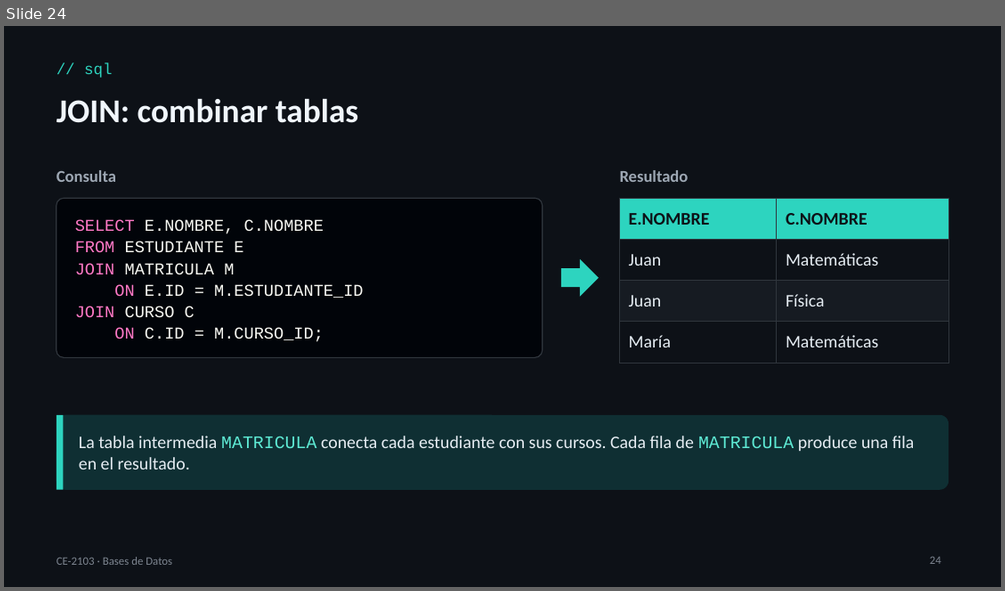
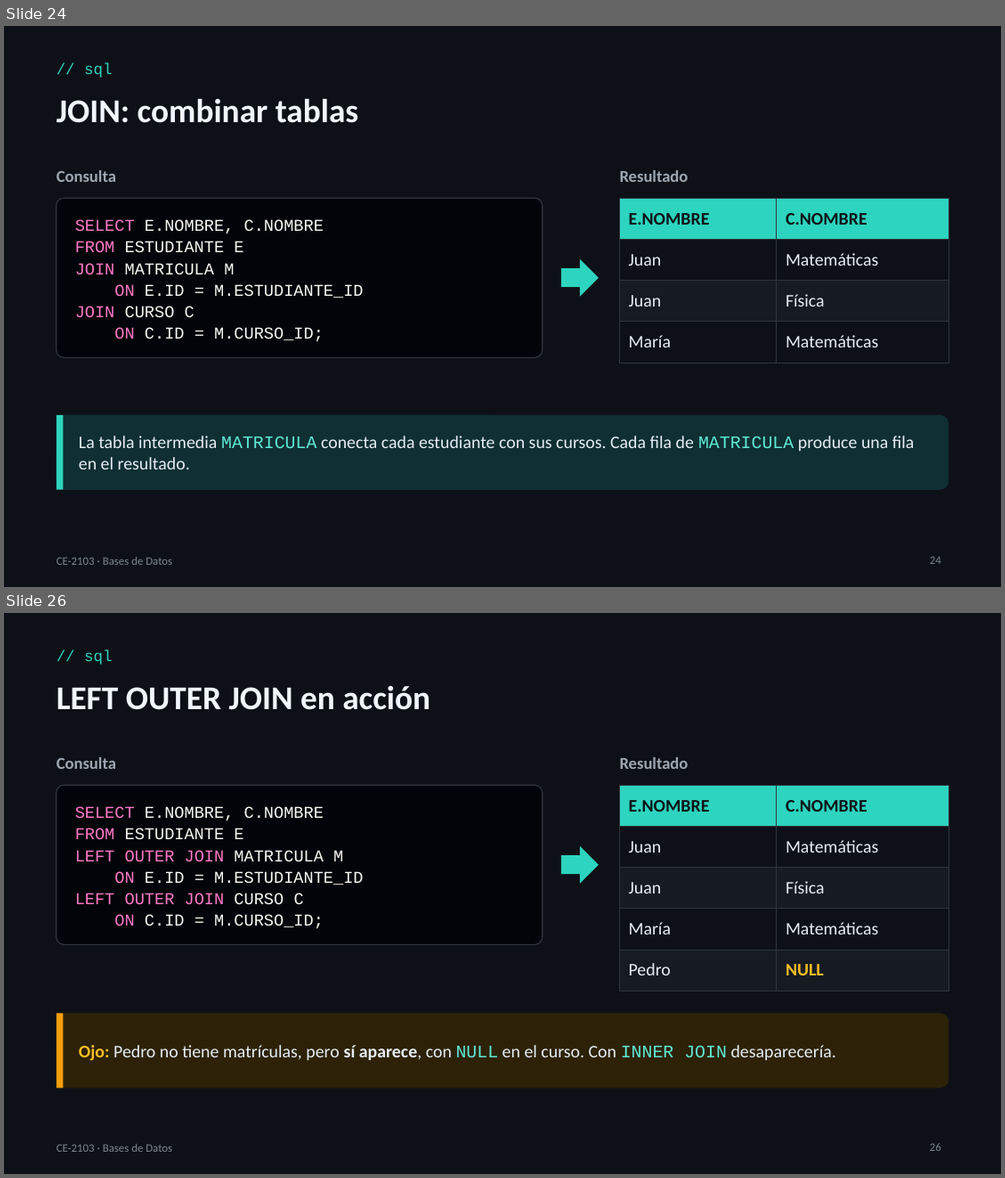
Before and after one commit to itcr-computer-engineering/data-structures-and-algorithms, a slide deck: presentaciones/ce-2103/Lección 08 - Bases de Datos.pptx. Shown one above the other, each under a label of ours: slide 24 before the commit, slides 24 and 26 after it; the slides between them are not shown. The pictures are 1005x591 and 1005x1178 pixels, drawn with LibreOffice and Linux fonts; fonts in the diff are those of the drawing. Boxes give left, top, right and bottom in pixels: in the first picture for what was removed or moved away, otherwise in the second. Text is boxed around its words. In the diff, an @@ line names an element or a change of style, - is before the commit and + after.

```diff
--- a/presentaciones/ce-2103/Lección 08 - Bases de Datos.pptx
+++ b/presentaciones/ce-2103/Lección 08 - Bases de Datos.pptx
@@ slide 26 added at [4, 613, 1001, 1174], background #0D1117 @@
@@ text added at [84, 649, 112, 665], 15 pt, text #2DD4BF @@
+// sql
@@ text added at [57, 686, 430, 710], 32 pt, text #F0F6FC, bold @@
+LEFT OUTER JOIN en acción
@@ text added at [57, 757, 116, 769], 16 pt, text #9DA7B3, bold @@
+Consulta
@@ text added at [620, 757, 688, 769], 16 pt, text #9DA7B3, bold @@
+Resultado
@@ rounded rectangle added at [57, 785, 542, 944], fill #010409, outline #30363D 1 pt @@
@@ table added at [619, 785, 948, 979], 5 rows, 2 columns @@
+E.NOMBRE | C.NOMBRE
+Juan | Matemáticas
+Juan | Física
+María | Matemáticas
+Pedro | NULL
@@ text added at [75, 806, 364, 929], 16 pt, text #F8F8F2 @@
+SELECT E.NOMBRE, C.NOMBRE
+FROM ESTUDIANTE E
+LEFT OUTER JOIN MATRICULA M
+ON E.ID = M.ESTUDIANTE_ID
+LEFT OUTER JOIN CURSO C
+ON C.ID = M.CURSO_ID;
@@ right arrow added at [561, 846, 599, 884], fill #2DD4BF @@
@@ rounded rectangle added at [57, 1013, 948, 1088], fill #2D2208 @@
@@ rectangle added at [57, 1013, 63, 1088], fill #F59E0B @@
@@ text added at [79, 1045, 836, 1061], 17 pt, text #E6EDF3 @@
+Ojo: Pedro no tiene matrículas, pero sí aparece, con NULL en el curso. Con INNER JOIN desaparecería.
@@ text added at [57, 1143, 172, 1151], 11 pt, text #7D8590 @@
+CE-2103 · Bases de Datos
@@ page number added at [930, 1143, 941, 1151], 11 pt, text #7D8590 @@
+26
```
Also in this commit, not shown: 3 slides changed, 7 other slides added, 4 other files.
